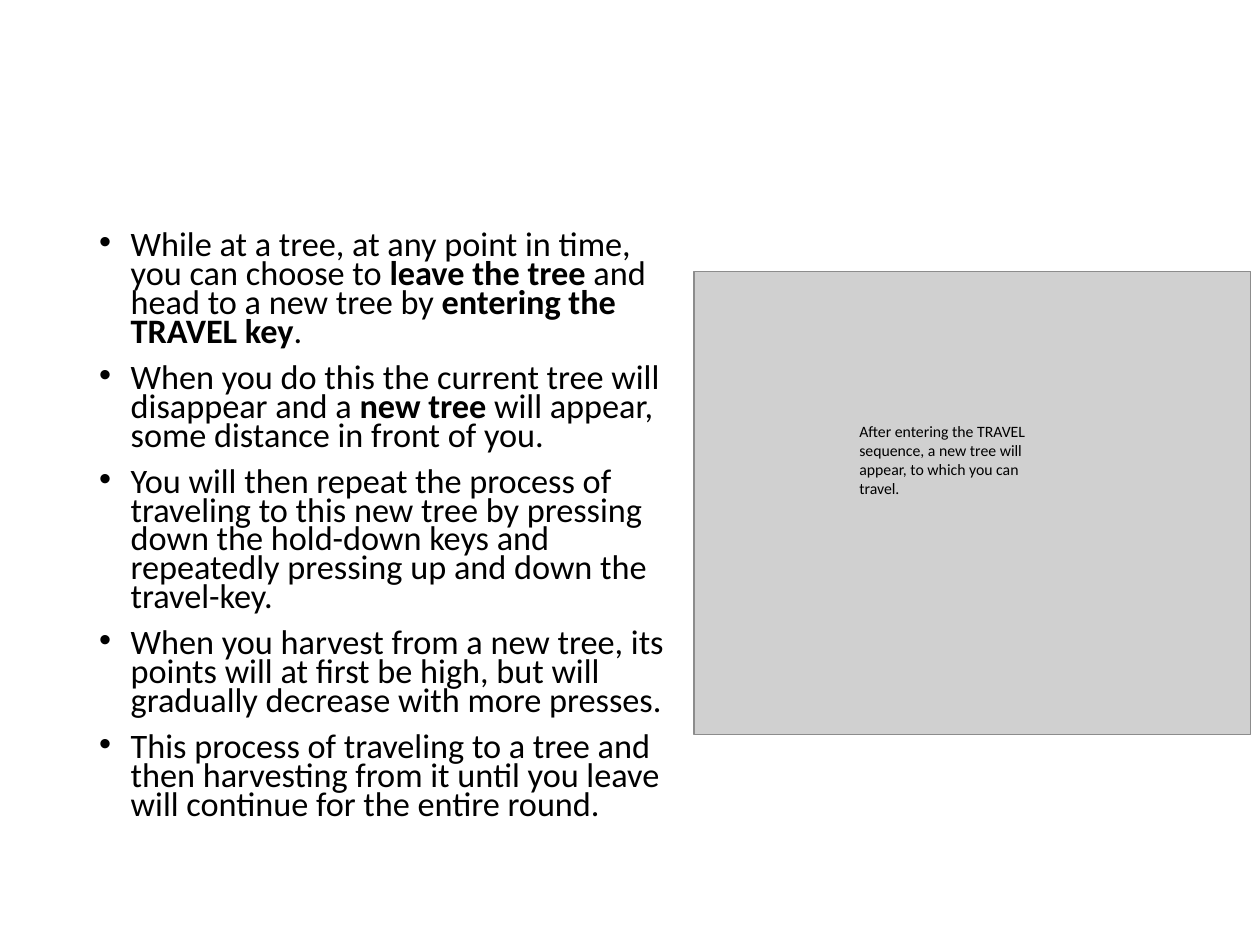
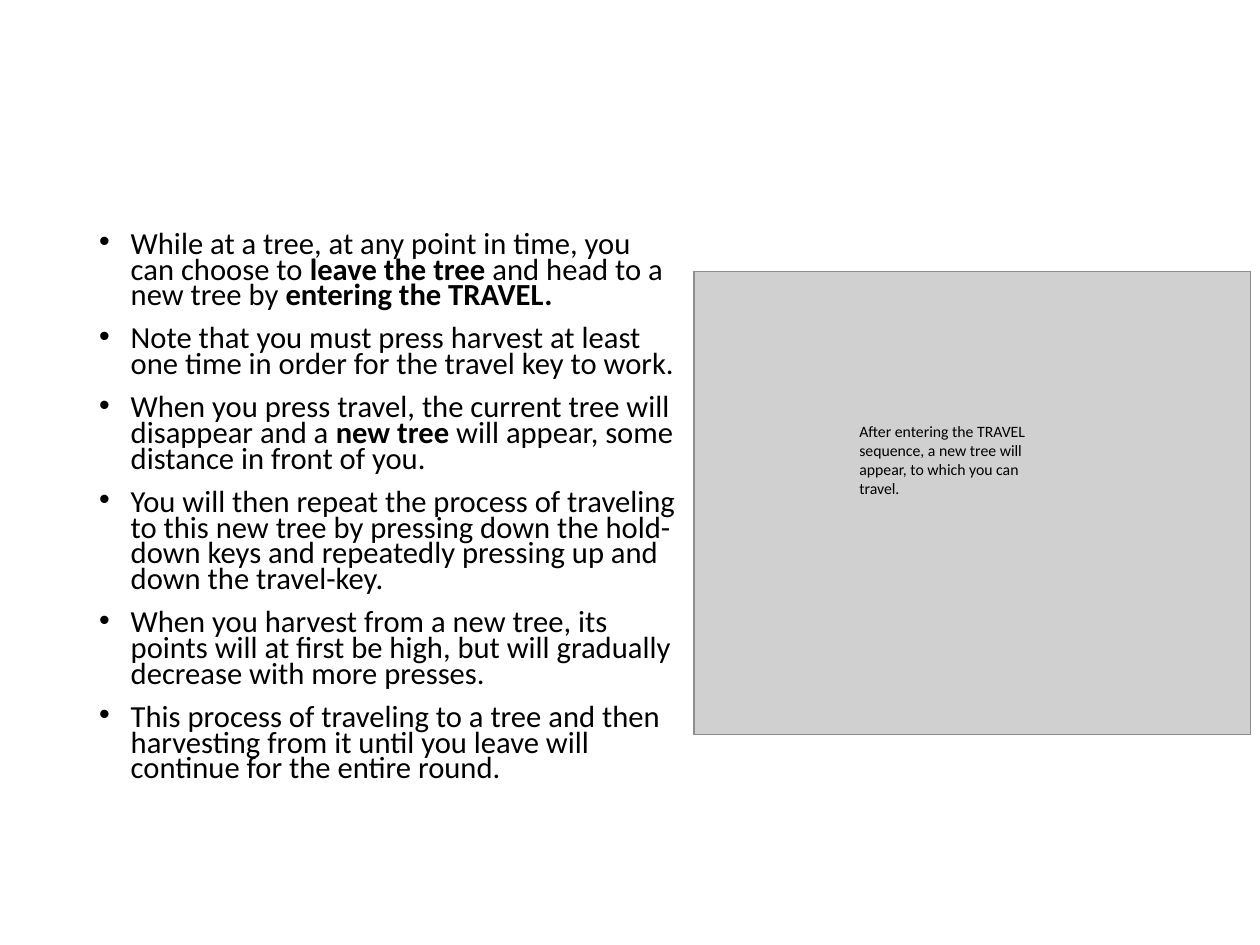
Before and after one commit to evanrussek/Lockin_Study, a slide deck: slide 5 of public/forage_task/Stimuli/forage_instructions.pptx. Drawn at 1260x945 pixels with LibreOffice and Linux fonts; fonts in the diff are those of the drawing; grey boxes stand for pictures. Boxes give left, top, right and bottom in pixels: in the first picture for what was removed or moved away, otherwise in the second. Text is boxed around its words. In the diff, an @@ line names an element or a change of style, - is before the commit and + after.

```diff
--- a/public/forage_task/Stimuli/forage_instructions.pptx
+++ b/public/forage_task/Stimuli/forage_instructions.pptx
@@ text at <box>131,232,674,474</box>: text changed; size 19.6 to 17.5 pt @@
-• While at a tree, at any point in time, you can choose to leave the tree and head to a new tree by entering the TRAVEL key.
-• When you do this the current tree will disappear and a new tree will appear, some distance in front of you.
+• While at a tree, at any point in time, you can choose to leave the tree and head to a new tree by entering the TRAVEL.
+• Note that you must press harvest at least one time in order for the travel key to work.
+• When you press travel, the current tree will disappear and a new tree will appear, some distance in front of you.
@@ text at <box>131,490,675,779</box>: size 19.6 to 17.5 pt in "You will then repeat the process of ...", "When you harvest from a new tree, ...", "This process of traveling to a tree ..." @@
```
Also in this commit, not shown: 5 other slides changed, 15 other files.
